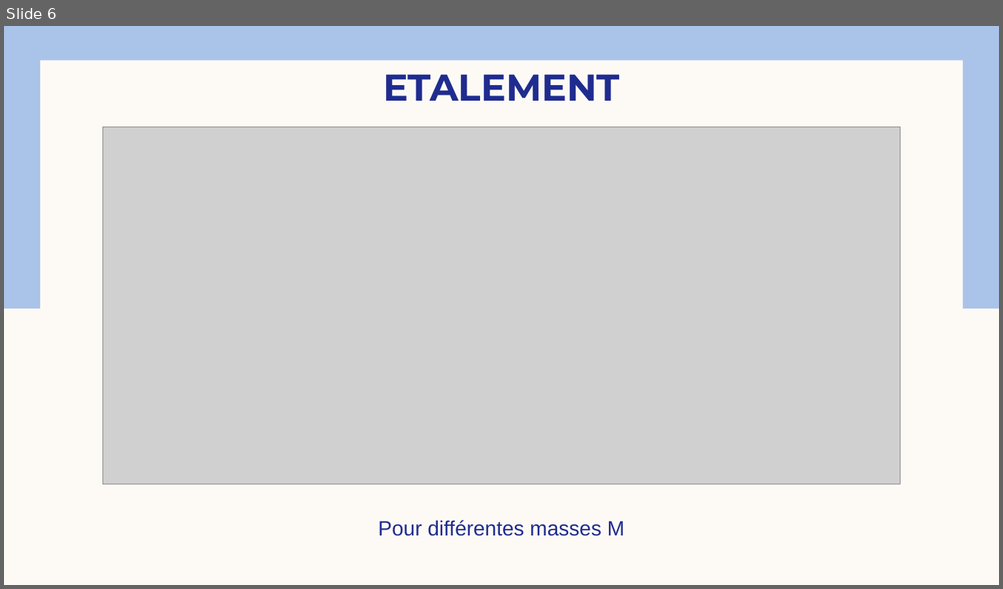
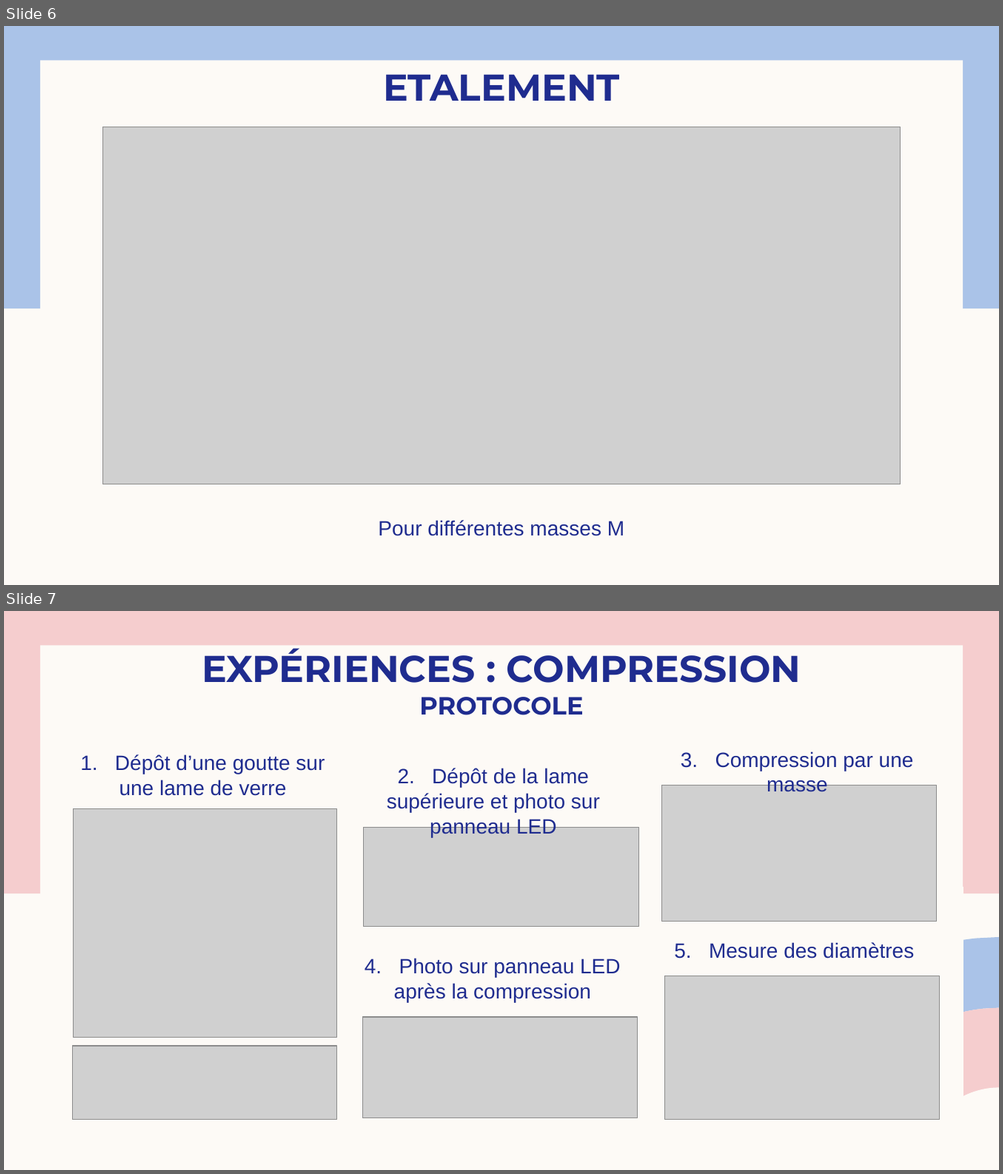
Before and after one commit to Josephine-gith/VS, a slide deck: PPT/Viscoplastic Squeeze pptGE 2.pptx. Shown one above the other, each under a label of ours: slide 6 before the commit, slides 6 and 7 after it. The pictures are 1003x589 and 1003x1174 pixels, drawn with LibreOffice and Linux fonts; fonts in the diff are those of the drawing; grey boxes stand for pictures. Boxes give left, top, right and bottom in pixels: in the first picture for what was removed or moved away, otherwise in the second. Text is boxed around its words. In the diff, an @@ line names an element or a change of style, - is before the commit and + after.

Commit message:
mesures temporelles

```diff
--- a/PPT/Viscoplastic Squeeze pptGE 2.pptx
+++ b/PPT/Viscoplastic Squeeze pptGE 2.pptx
@@ slide 7 added at [4,611,999,1170], background #FDFAF6; not listed: 1 template element that a slide beside it also shows @@
@@ rectangle added at [4,611,999,894], fill #F5CDCE @@
@@ title added at [202,648,801,715], 36 pt, text #1F2C8F, bold @@
+EXPÉRIENCES : COMPRESSION
+PROTOCOLE
@@ text added at [80,755,324,796], 20 pt, text #1F2C8F @@
+1. Dépôt d’une goutte sur une lame de verre
@@ text added at [680,752,913,792], 20 pt, text #1F2C8F @@
+3. Compression par une masse
@@ text added at [387,768,600,837], 20 pt, text #1F2C8F @@
+2. Dépôt de la lame supérieure et photo sur panneau LED
@@ picture added at [662,786,936,922] @@
@@ picture added at [73,809,337,1038] @@
@@ picture added at [363,827,638,926] @@
@@ rectangle added at [758,887,963,1170], fill #FDFAF6 @@
@@ text added at [674,943,913,959], 20 pt, text #1F2C8F @@
+5. Mesure des diamètres
@@ freeform shape added at [767,937,999,1170], fill #AAC3E8 @@
@@ text added at [364,958,620,1002], 20 pt, text #1F2C8F @@
+4. Photo sur panneau LED après la compression
@@ picture added at [665,976,939,1119] @@
@@ freeform shape added at [838,1008,999,1170], fill #F5CDCE @@
@@ picture added at [362,1017,637,1118] @@
@@ picture added at [73,1046,337,1120] @@
@@ freeform shape added at [917,1088,999,1170], fill #FDFAF6 @@
```
Also in this commit, not shown: 2 slides changed, 1 slide removed, 25 other files.
